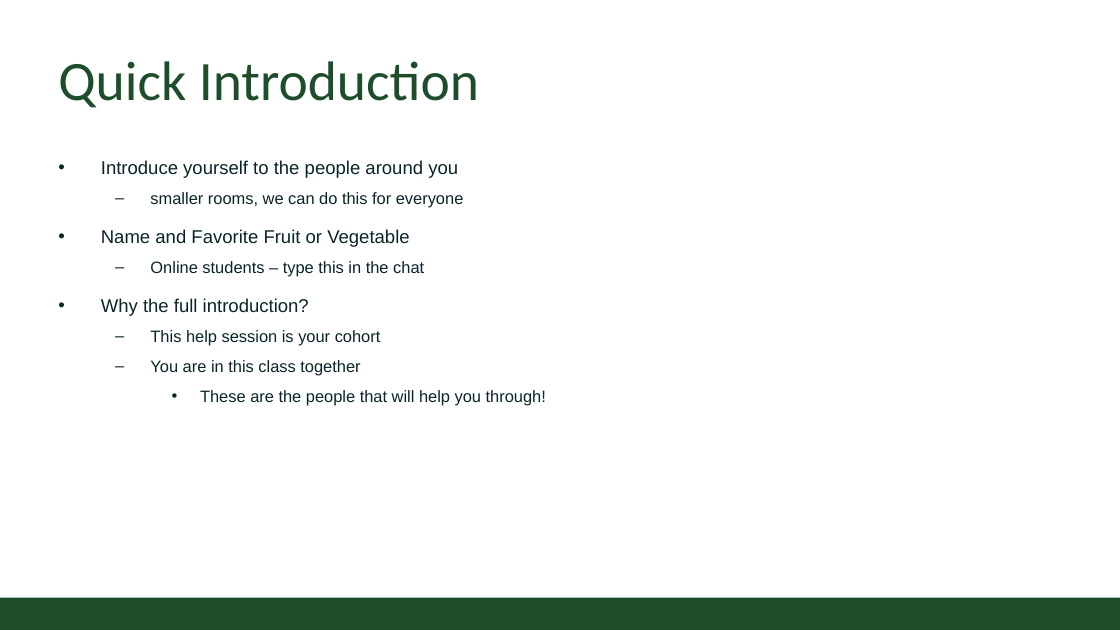
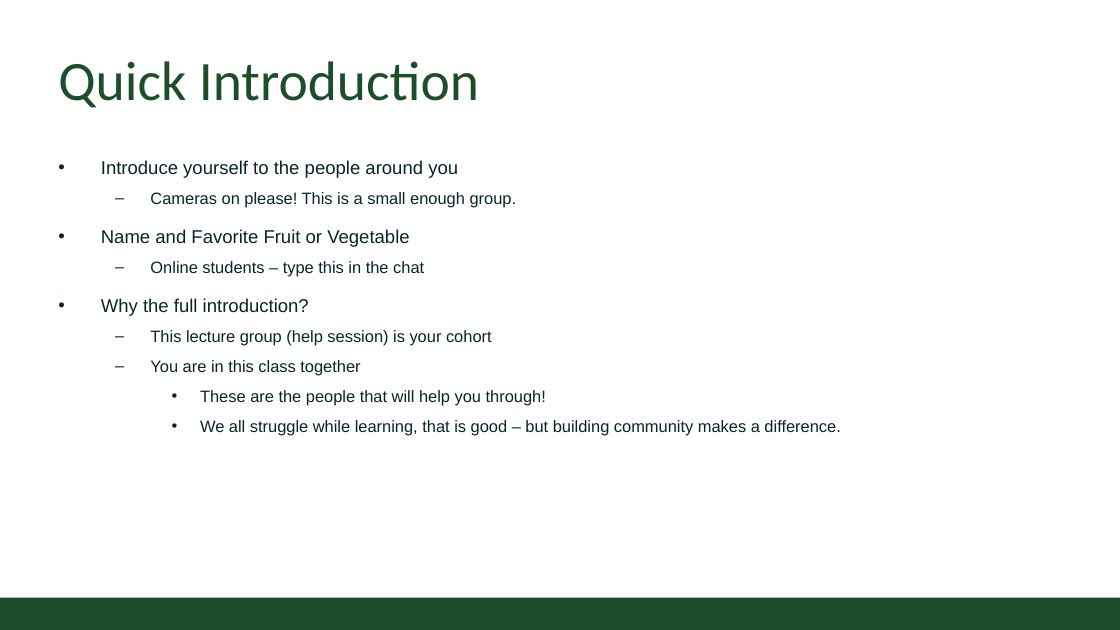
Before and after one commit to CSU-CompSci-CS163-4/Handouts, a slide deck: slide 2 of help session/week1/gold_format.pptx. Drawn at 1120x630 pixels with LibreOffice and Linux fonts; fonts in the diff are those of the drawing; background and template pictures are left out. Boxes give left, top, right and bottom in pixels: in the first picture for what was removed or moved away, otherwise in the second. Text is boxed around its words. In the diff, an @@ line names an element or a change of style, - is before the commit and + after.

```diff
--- a/help session/week1/gold_format.pptx
+++ b/help session/week1/gold_format.pptx
@@ text at [150,192,517,208]: text changed @@
-  – smaller rooms, we can do this for everyone
+  – Cameras on please! This is a small enough group.
@@ text at [150,330,492,346]: text changed @@
-  – This help session is your cohort
+  – This lecture group (help session) is your cohort
@@ text at [200,420,840,435]: paragraph added @@
+    • We all struggle while learning, that is good – but building community makes a difference.
```
Also in this commit, not shown: 8 other slides changed, 1 slide removed.
